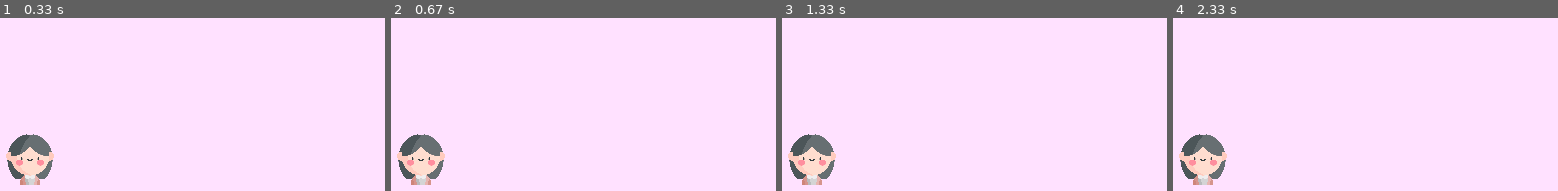
Above: before the commit, frames 1-4 (left to right).
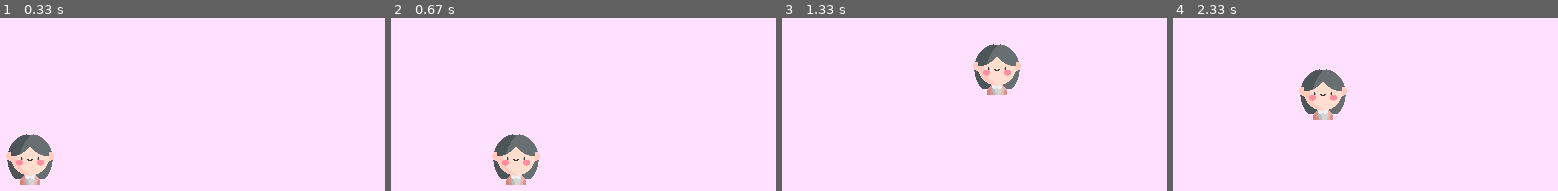
Above: after the commit, the same moments.

Repository: ellewright/first-pygame
Game: pygame game, started from main.py
Same seed, same stepped clock (60 frames per second), same inputs: the game is played once before the commit and once after it.
Inputs:
- Up to frame 1 (0.33 s): no input
- Up to frame 2 (0.67 s): hold D from 0.33 s (still down)
- Up to frame 3 (1.33 s): release D at 0.8 s; hold W 0.83-1.13 s; hold D from 1.17 s (still down)
- Up to frame 4 (2.33 s): release D at 1.63 s; hold A 1.67-2.2 s; hold S from 2.23 s (still down)

Frame 1 is identical in both runs. In frame 2, 5.4% of the frame differs, in the area x 1-39%, y 67-97%; in frame 3, 5.4%; in frame 4, 5.4%.

Commit message:
Add player movement

Diff:
--- a/main.py
+++ b/main.py
@@ -9,6 +9,7 @@
 PLAYER_ICON = pygame.transform.scale_by(pygame.image.load("woman.png"), 0.1)
 PLAYER_WIDTH = PLAYER_ICON.get_size()[0]
 PLAYER_HEIGHT = PLAYER_ICON.get_size()[1]
+PLAYER_SPEED = 5
 
 player_x = (WIDTH / 2) - (PLAYER_WIDTH / 2)
 player_y = HEIGHT - (PLAYER_HEIGHT * 1.5)
@@ -18,6 +19,18 @@
 
 def draw_player(x, y):
     screen.blit(PLAYER_ICON, (x, y))
+
+def control_movement():
+    global player_x, player_y
+    keys = pygame.key.get_pressed()
+    if keys[pygame.K_w] and player_y - PLAYER_SPEED >= 0 + PLAYER_HEIGHT / 2:
+        player_y -= PLAYER_SPEED
+    if keys[pygame.K_a] and player_x - PLAYER_SPEED >= 0 + PLAYER_WIDTH / 2:
+        player_x -= PLAYER_SPEED
+    if keys[pygame.K_s] and player_y - PLAYER_SPEED < HEIGHT - (PLAYER_HEIGHT * 1.5):
+        player_y += PLAYER_SPEED
+    if keys[pygame.K_d] and player_x + PLAYER_SPEED < WIDTH - (PLAYER_WIDTH * 1.5):
+        player_x += PLAYER_SPEED
 
 running = True
 
@@ -29,6 +42,7 @@
     screen.fill("thistle1")
 
     draw_player(player_x, player_y)
+    control_movement()
 
     pygame.display.flip()
 
